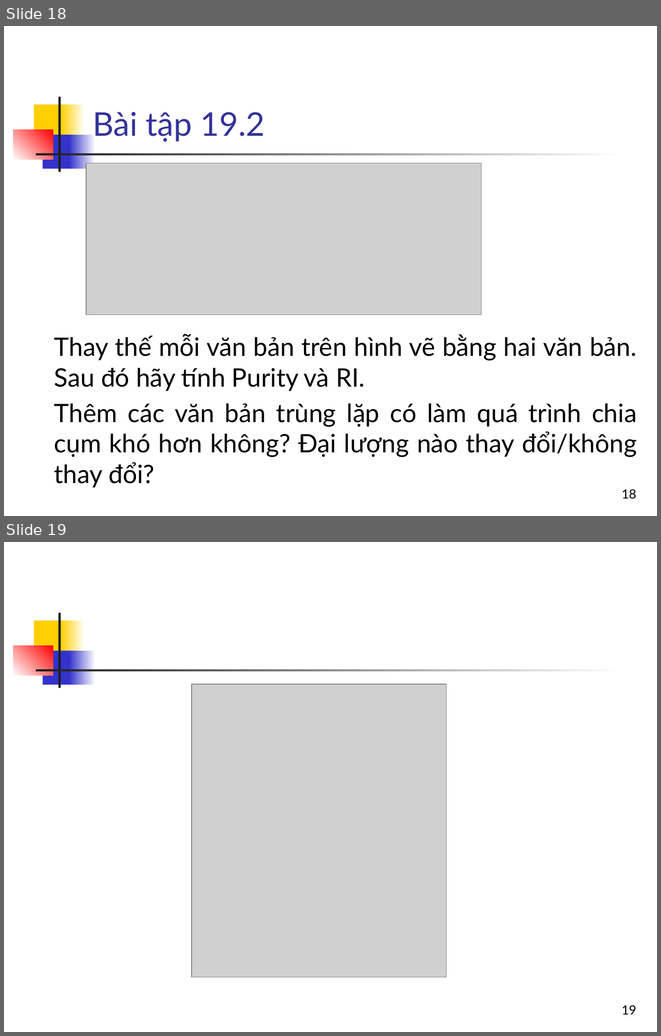
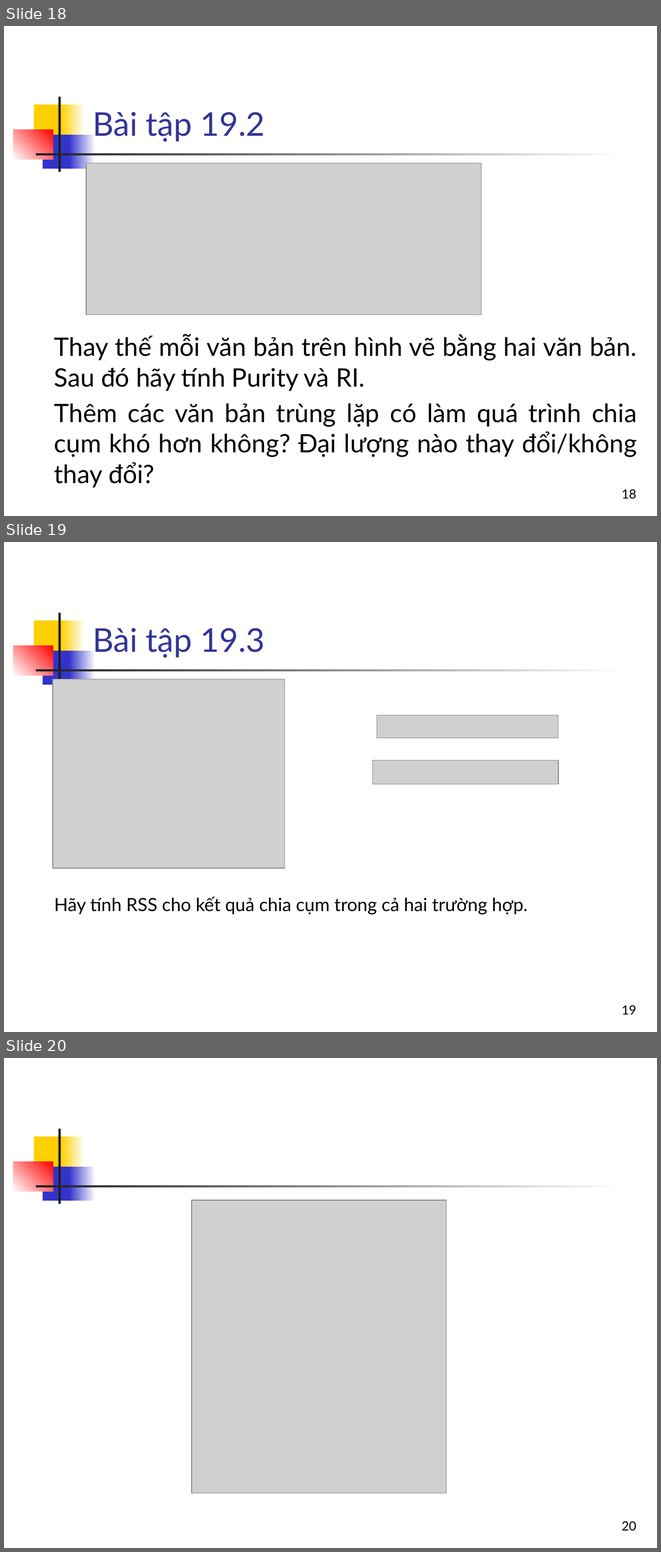
Before and after one commit to bangoc/IT4853, a slide deck: Bai 19 Chia cum van ban_p2.pptx. Shown one above the other, each under a label of ours: slides 18 and 19 before the commit, slides 18, 19 and 20 after it. The pictures are 661x1036 and 661x1552 pixels, drawn with LibreOffice and Linux fonts; fonts in the diff are those of the drawing; grey boxes stand for pictures. Boxes give left, top, right and bottom in pixels: in the first picture for what was removed or moved away, otherwise in the second. Text is boxed around its words. In the diff, an @@ line names an element or a change of style, - is before the commit and + after.

```diff
--- a/Bai 19 Chia cum van ban_p2.pptx
+++ b/Bai 19 Chia cum van ban_p2.pptx
@@ slide 19 added at (x1=4, y1=542, x2=657, y2=1032), background #FFFFFF; not listed: 7 template elements that a slide beside it also shows @@
@@ title added at (x1=93, y1=628, x2=265, y2=658), 36 pt, text #333399 @@
+Bài tập 19.3
@@ picture added at (x1=53, y1=679, x2=285, y2=868) @@
@@ picture added at (x1=377, y1=715, x2=558, y2=738) @@
@@ picture added at (x1=373, y1=760, x2=558, y2=784) @@
@@ text added at (x1=54, y1=896, x2=528, y2=915), 20 pt, text #000000 @@
+Hãy tính RSS cho kết quả chia cụm trong cả hai trường hợp.
@@ page number added at (x1=621, y1=1005, x2=636, y2=1014), 14 pt, text #000000 @@
+19
@@ what was slide 19 is now slide 20 @@
@@ page number at (x1=621, y1=1521, x2=636, y2=1530): text changed @@
-19
+20
```
Also in this commit, not shown: 1 slide changed, 1 other file.
